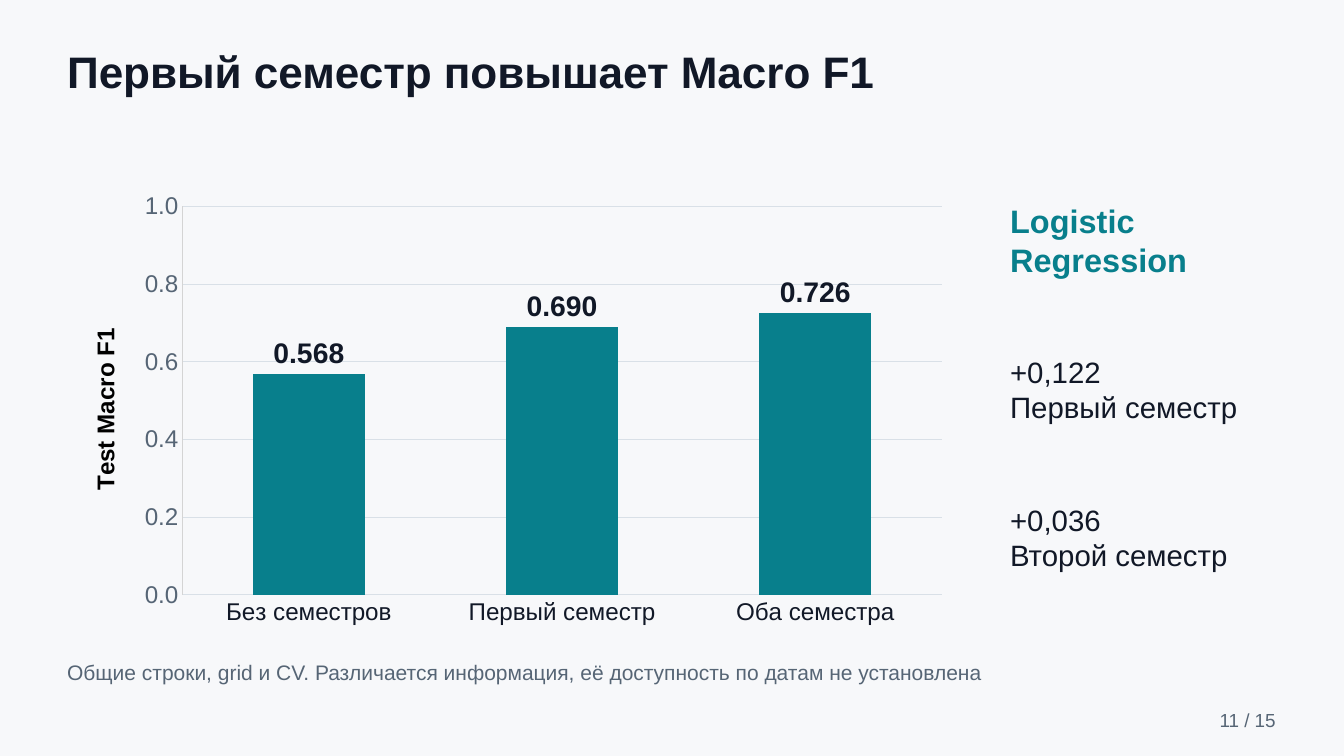
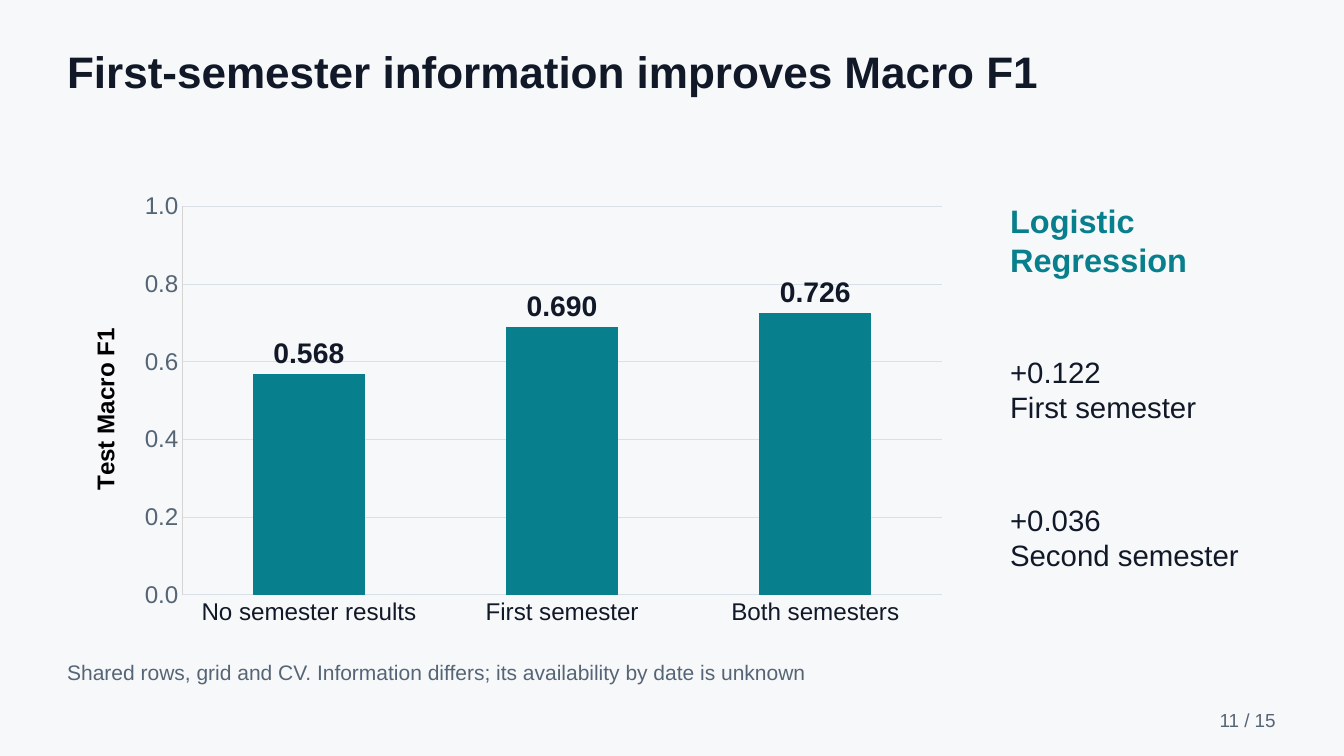
Before and after one commit to ansarchik17/machine_learning_final, a slide deck: slide 11 of output/presentation/student_outcomes_presentation.pptx. Drawn at 1344x756 pixels with LibreOffice and Linux fonts; fonts in the diff are those of the drawing. Boxes give left, top, right and bottom in pixels: in the first picture for what was removed or moved away, otherwise in the second. Text is boxed around its words. In the diff, an @@ line names an element or a change of style, - is before the commit and + after.

```diff
--- a/output/presentation/student_outcomes_presentation.pptx
+++ b/output/presentation/student_outcomes_presentation.pptx
@@ text at bbox=[67, 56, 1037, 96]: text changed @@
-Первый семестр повышает Macro F1
+First-semester information improves Macro F1
@@ column chart at bbox=[68, 184, 960, 635] @@
-categories: Без семестров, Первый семестр, Оба семестра
+categories: No semester results, First semester, Both semesters
@@ text at bbox=[1010, 362, 1196, 419]: text changed @@
-+0,122
-Первый семестр
++0.122
+First semester
@@ text at bbox=[1010, 510, 1239, 567]: text changed @@
-+0,036
-Второй семестр
++0.036
+Second semester
@@ text at bbox=[67, 665, 805, 684]: text changed @@
-Общие строки, grid и CV. Различается информация, её доступность по датам не установлена
+Shared rows, grid and CV. Information differs; its availability by date is unknown
```
Also in this commit, not shown: 13 other slides changed, 1 slide added, 1 slide removed, 21 other files.
